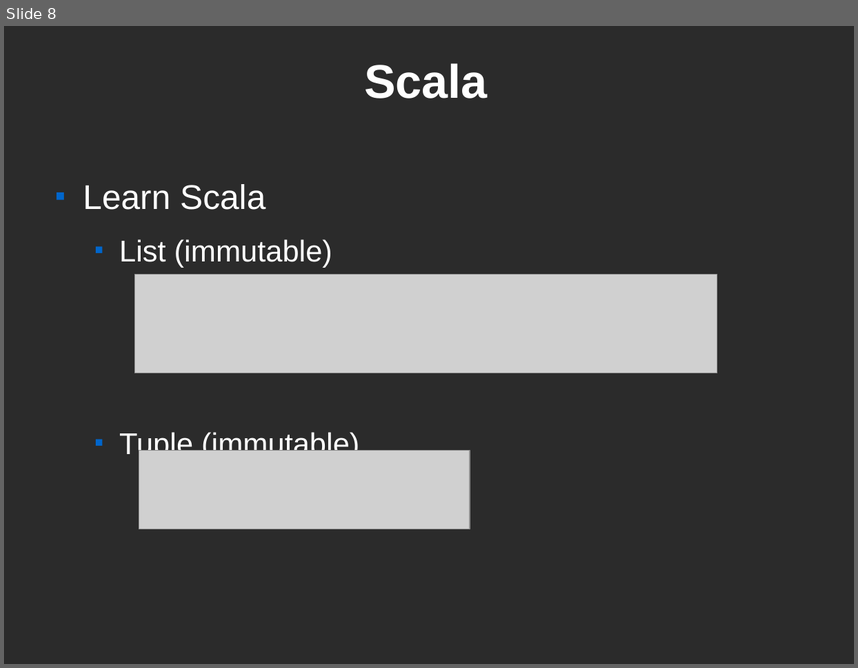
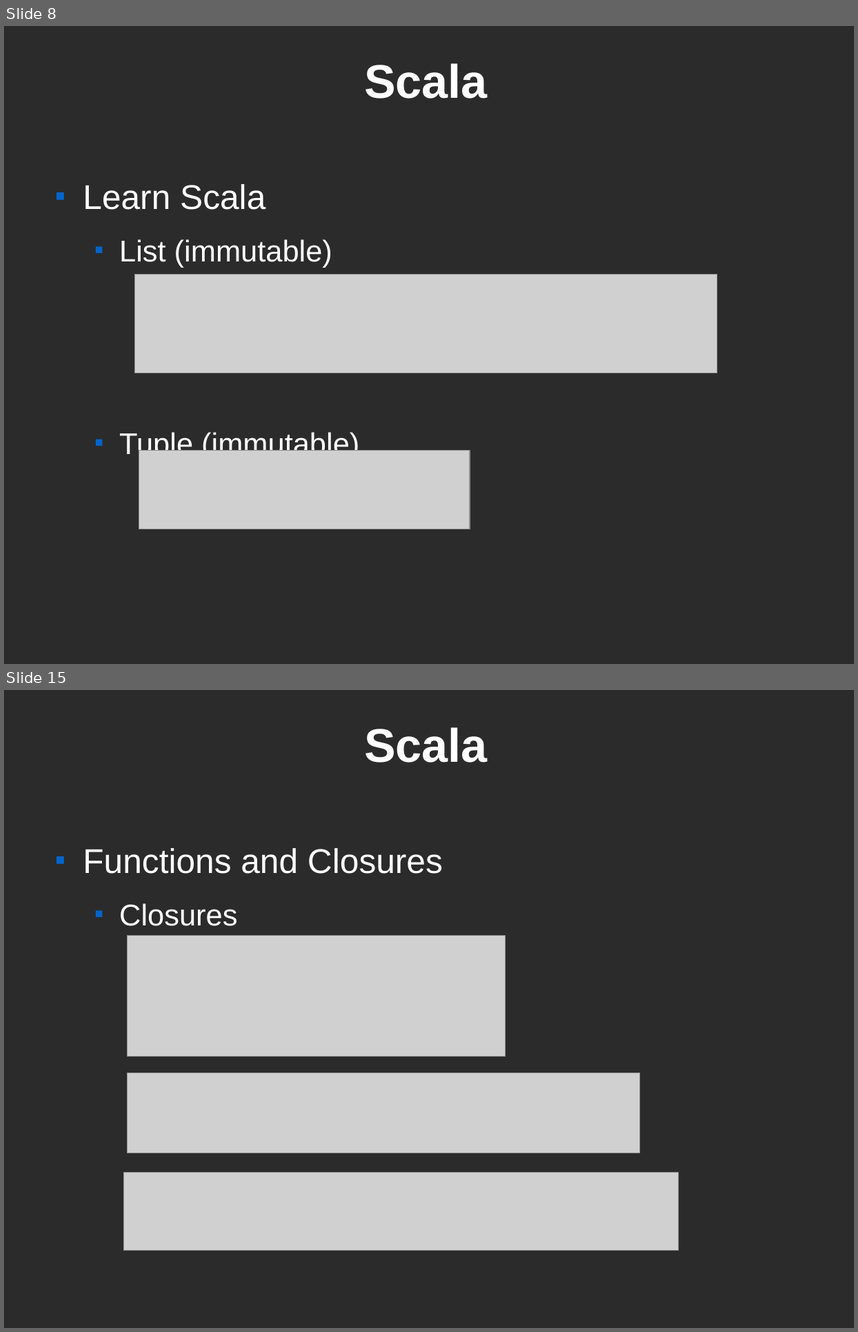
Before and after one commit to littlee1032/org-files, a slide deck: scala.odp. Shown one above the other, each under a label of ours: slide 8 before the commit, slides 8 and 15 after it; the slides between them are not shown. The pictures are 858x668 and 858x1332 pixels, drawn with LibreOffice and Linux fonts; fonts in the diff are those of the drawing; grey boxes stand for pictures; background and template pictures are left out; a plain dark background stands for a picture behind light text. Boxes give left, top, right and bottom in pixels: in the first picture for what was removed or moved away, otherwise in the second. Text is boxed around its words. In the diff, an @@ line names an element or a change of style, - is before the commit and + after.

Commit message:
scala.odp part 2

```diff
--- a/scala.odp
+++ b/scala.odp
@@ slide 15 added at [4, 690, 854, 1328], background picture (left out) @@
@@ title added at [364, 727, 487, 762], 44 pt, text #FFFFFF, bold @@
+Scala
@@ text added at [83, 848, 443, 926], 32 pt, text #FFFFFF @@
+■ Functions and Closures
+  ■ Closures
@@ picture added at [127, 936, 506, 1056] @@
@@ picture added at [127, 1073, 640, 1153] @@
@@ picture added at [123, 1172, 679, 1250] @@
```
Also in this commit, not shown: 16 other slides added.
